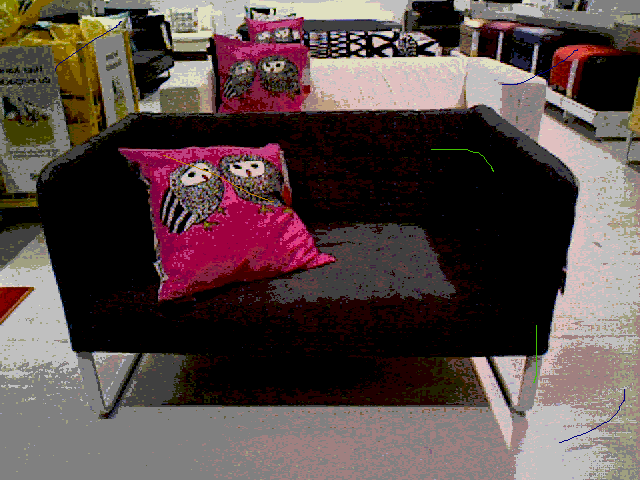
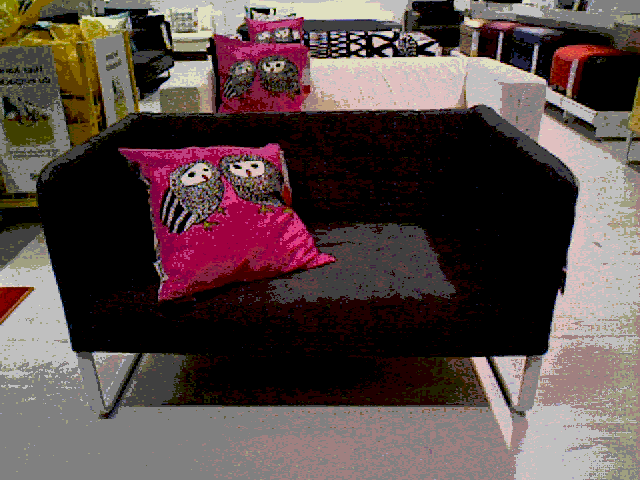
Layer changes from the first (640, 480) image to the second:
removed layer "Layer #1" over box(55, 21, 625, 443)
